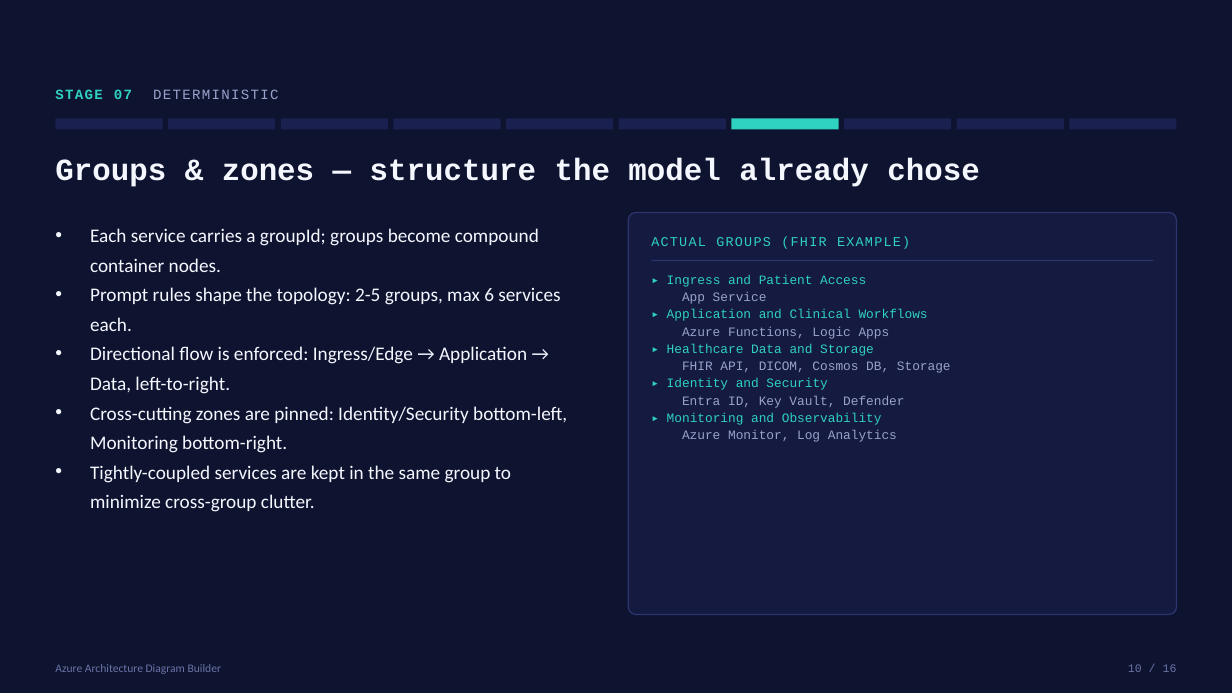
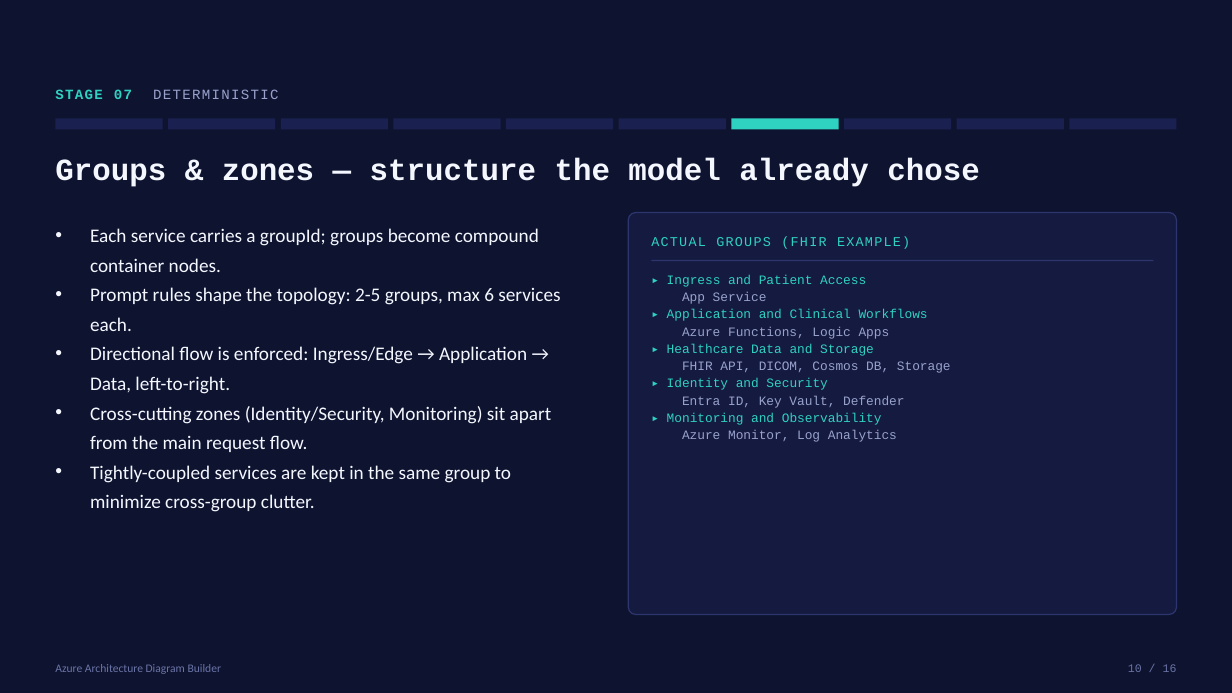
Before and after one commit to Arturo-Quiroga-MSFT/azure-architecture-diagram-builder, a slide deck: slide 10 of decks/diagram-generation/How-Diagrams-Are-Generated-Technical.pptx. Drawn at 1232x693 pixels with LibreOffice and Linux fonts; fonts in the diff are those of the drawing. Boxes give left, top, right and bottom in pixels: in the first picture for what was removed or moved away, otherwise in the second. Text is boxed around its words. In the diff, an @@ line names an element or a change of style, - is before the commit and + after.

```diff
--- a/decks/diagram-generation/How-Diagrams-Are-Generated-Technical.pptx
+++ b/decks/diagram-generation/How-Diagrams-Are-Generated-Technical.pptx
@@ text at [90,406,552,452]: text changed @@
-• Cross-cutting zones are pinned: Identity/Security bottom-left, Monitoring bottom-right.
+• Cross-cutting zones (Identity/Security, Monitoring) sit apart from the main request flow.
```
Also in this commit, not shown: 10 other slides changed, 8 other files.
